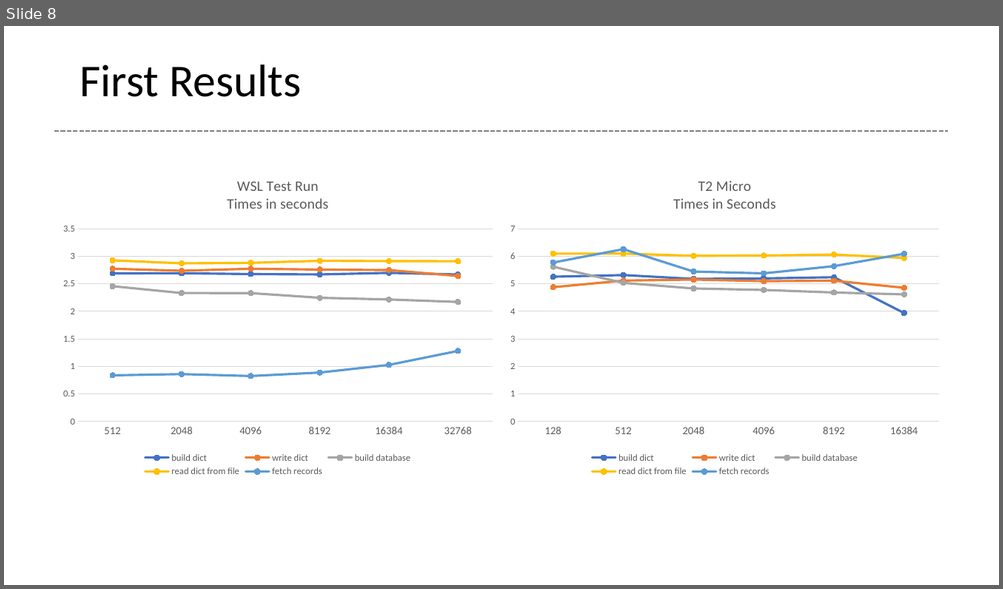
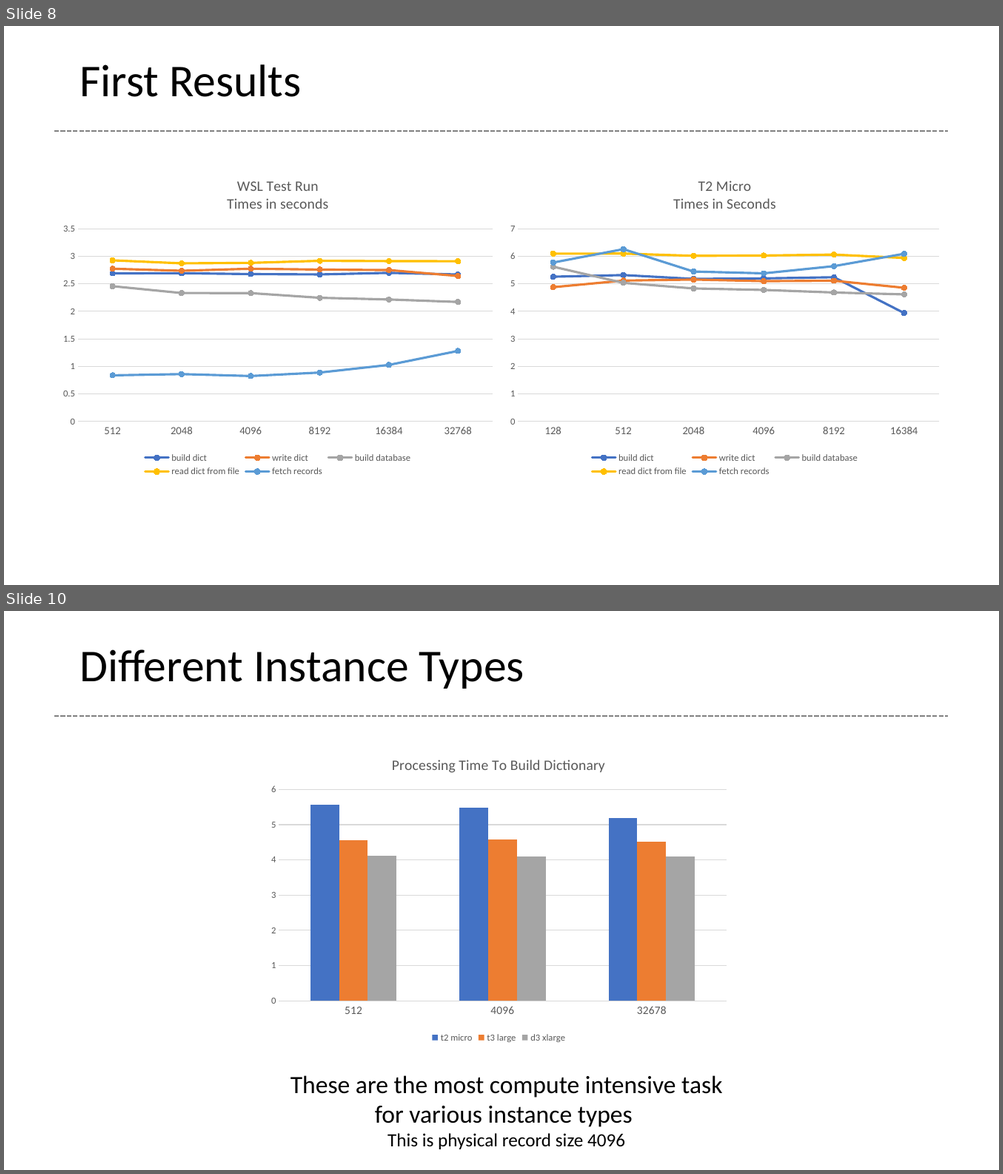
Before and after one commit to glenntu15/BuildVoterDatabase, a slide deck: Proj_presentation.pptx. Shown one above the other, each under a label of ours: slide 8 before the commit, slides 8 and 10 after it; the slides between them are not shown. The pictures are 1003x589 and 1003x1174 pixels, drawn with LibreOffice and Linux fonts; fonts in the diff are those of the drawing. Boxes give left, top, right and bottom in pixels: in the first picture for what was removed or moved away, otherwise in the second. Text is boxed around its words. In the diff, an @@ line names an element or a change of style, - is before the commit and + after.

```diff
--- a/Proj_presentation.pptx
+++ b/Proj_presentation.pptx
@@ slide 10 added at [4, 611, 999, 1170], background #FFFFFF @@
@@ title added at [79, 649, 524, 689], 44 pt, text #000000 @@
+Different Instance Types
@@ line added from (54, 716) to (948, 716), #808080 1.5 pt dashed @@
@@ column chart added at [262, 743, 735, 1047] @@
+title "Processing Time To Build Dictionary "
+categories: 512, 4096, 32678
+t2 micro: 5.6, 5.5, 5.2
+t3 large: 4.6, 4.6, 4.5
+d3 xlarge: 4.1, 4.1, 4.1
@@ text added at [290, 1076, 722, 1150], 24 pt, text #000000 @@
+These are the most compute intensive task for various instance types
+This is physical record size 4096
```
Also in this commit, not shown: 1 slide changed, 1 other slide added.
